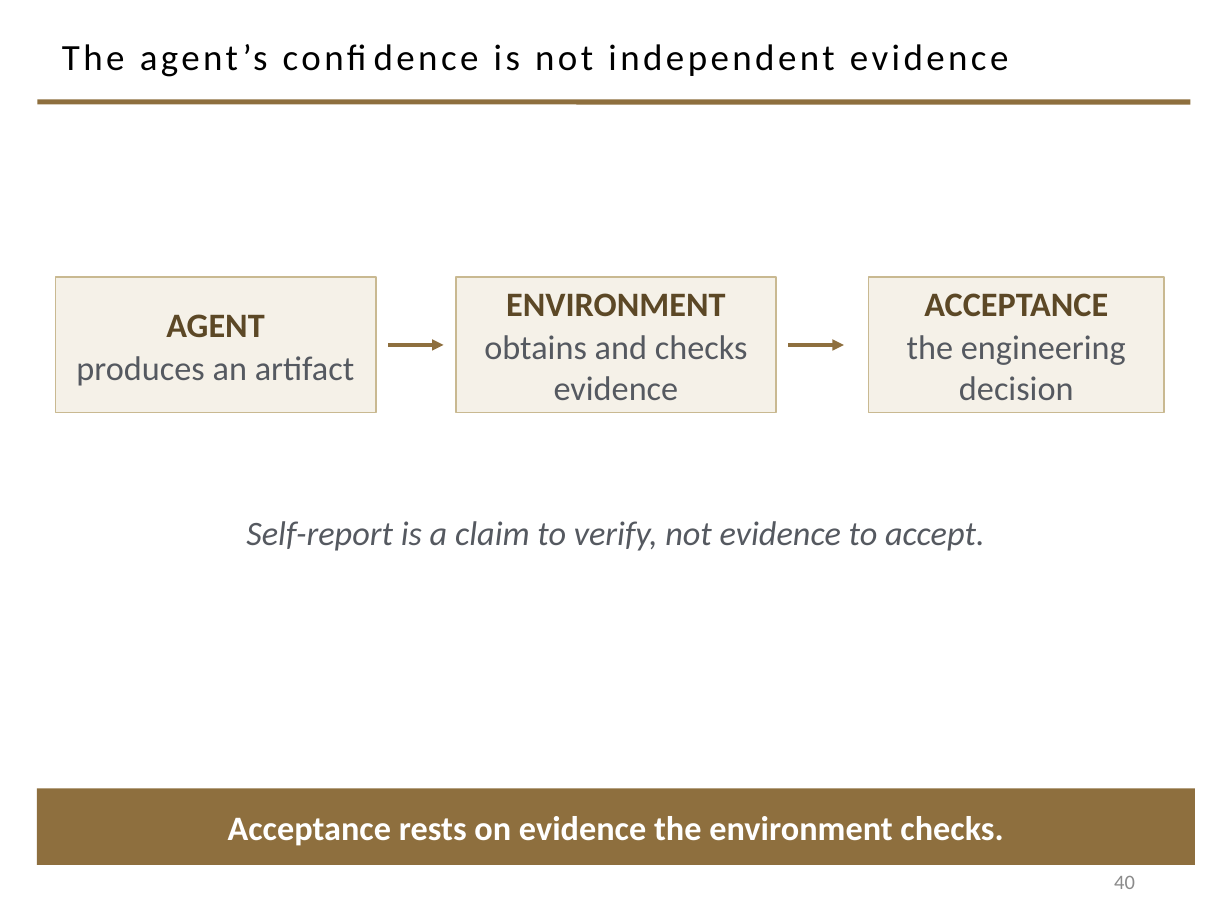
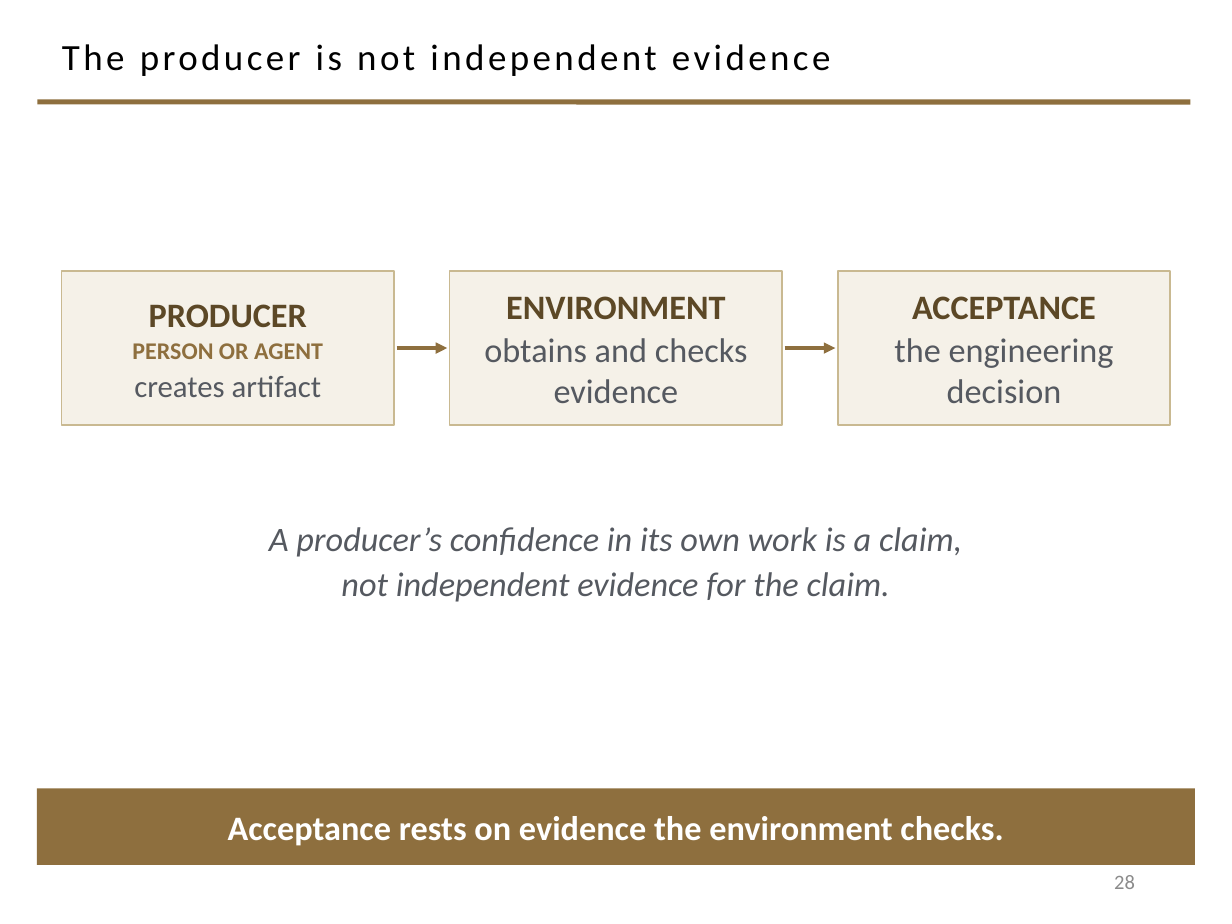
Before and after one commit to davisjam/model-based-agentic-software-engineering, a slide deck: slide 28 of course/lectures/act-2-delegation-and-control/01-delegation/2-1-Agents.pptx (slide 40 before the commit). Drawn at 1232x924 pixels with LibreOffice and Linux fonts; fonts in the diff are those of the drawing; background and template pictures are left out. Boxes give left, top, right and bottom in pixels: in the first picture for what was removed or moved away, otherwise in the second. Text is boxed around its words. In the diff, an @@ line names an element or a change of style, - is before the commit and + after.

```diff
--- a/course/lectures/act-2-delegation-and-control/01-delegation/2-1-Agents.pptx
+++ b/course/lectures/act-2-delegation-and-control/01-delegation/2-1-Agents.pptx
@@ title at (62, 44, 830, 76): text changed @@
-The agent’s confidence is not independent evidence
+The producer is not independent evidence
@@ rectangle "PRODUCER": place and size @@
-rectangle "PRODUCER" at (55, 277, 376, 413)
+rectangle "PRODUCER" at (62, 271, 394, 425)
@@ rectangle "ENVIRONMENT": place and size @@
-rectangle "ENVIRONMENT" at (456, 277, 776, 413)
+rectangle "ENVIRONMENT" at (450, 271, 782, 425)
@@ rectangle "ACCEPTANCE": place and size @@
-rectangle "ACCEPTANCE" at (869, 277, 1164, 413)
+rectangle "ACCEPTANCE" at (838, 271, 1170, 425)
@@ text in rectangle at (132, 304, 323, 397): text changed; size 20 to 18 pt; bold on @@
-AGENT
-produces an artifact
+PRODUCER
+PERSON OR AGENT
+creates artifact
@@ arrow moved from (388, 345) - (444, 345) to (397, 349) - (447, 349) @@
@@ arrow moved from (788, 345) - (844, 345) to (785, 349) - (835, 349) @@
@@ text at (269, 527, 962, 602): text changed @@
-Self-report is a claim to verify, not evidence to accept.
+A producer’s confidence in its own work is a claim,
+not independent evidence for the claim.
@@ page number at (1114, 875, 1135, 889): text changed @@
-40
+28
```
Also in this commit, not shown: 8 other slides changed, 23 slides added, 30 slides removed, 1 other file.
